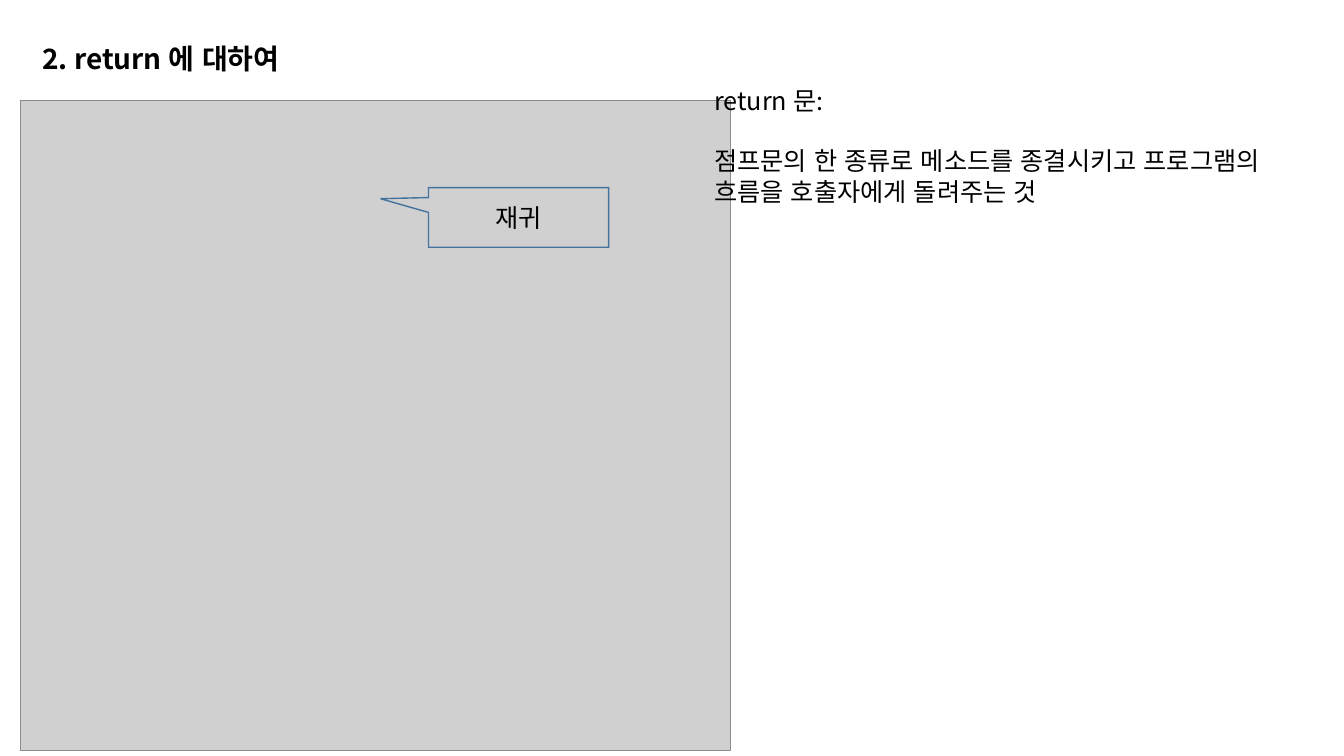
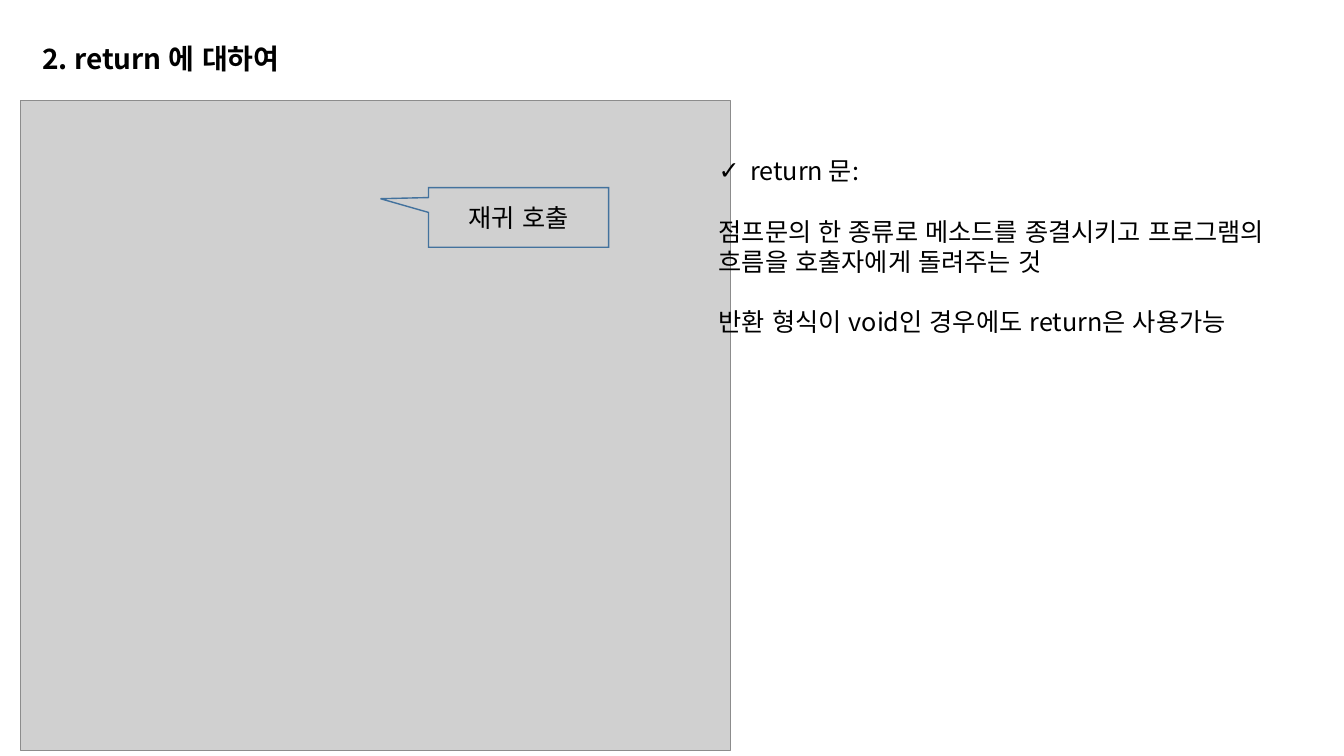
Before and after one commit to ccy01030/coding, a slide deck: slide 2 of 메소드로 코드 간추리기.pptx. Drawn at 1344x756 pixels with LibreOffice and Linux fonts; fonts in the diff are those of the drawing; grey boxes stand for pictures. Boxes give left, top, right and bottom in pixels: in the first picture for what was removed or moved away, otherwise in the second. Text is boxed around its words. In the diff, an @@ line names an element or a change of style, - is before the commit and + after.

```diff
--- a/메소드로 코드 간추리기.pptx
+++ b/메소드로 코드 간추리기.pptx
@@ text "return 문:": place and size @@
-text "return 문:" at box(714, 90, 1260, 207)
+text "return 문:" at box(719, 160, 1264, 338)
@@ text at box(750, 160, 859, 182): bullet none to ✓ @@
@@ text in speech box at box(469, 206, 568, 229): text changed @@
-재귀
+재귀 호출
@@ text at box(719, 306, 1226, 338): paragraph added @@
+반환 형식이 void인 경우에도 return은 사용가능
```
Also in this commit, not shown: 4 other slides changed, 6 slides added.
